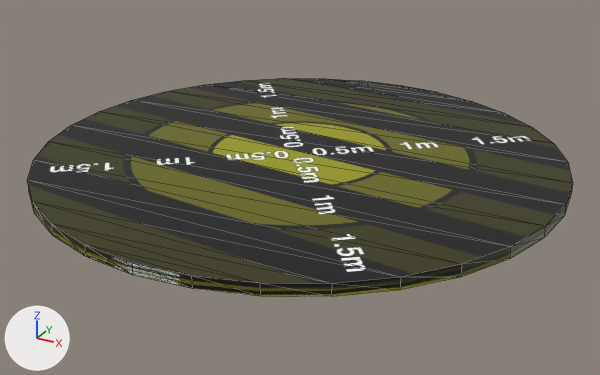
The glTF model safeZone.gltf, before and after one commit.
Camera for both pictures: a camera (50 mm lens) standing at (3.56, -6.47, 2.92) and looking at (0.06, -0.1, -0.27). The lights are fixed; the arrows at lower left show +X, +Y and +Z. Mesh edges are drawn as thin lines. Where no turn or scale is listed for an object, it has been applied to the vertices. Vertices at the same position are counted once.
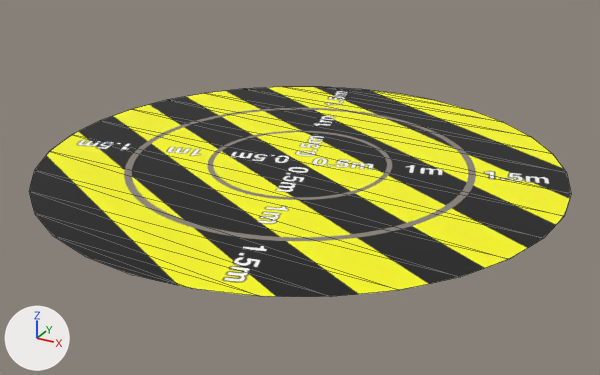
The newer file is also rescaled (x0.403), turned or shifted as a whole; pictures and numbers use the older file's frame.

Boxes (x1, y1, x2, y2) around the edits, measured in the pictures (600 x 375 px):
'Cylinder', reshaped
    before: (27, 78, 573, 297)
    after: (30, 87, 570, 297)
part 1 of me_cylinder, cut back
    before: (27, 78, 573, 297)
    after: (30, 87, 570, 297)
part 2 of me_cylinder, recoloured
    after: (94, 90, 429, 286)

Diff of the bpy script that builds the scene:
```diff
--- a/safeZone.gltf.py
+++ b/safeZone.gltf.py
@@ img_safezone_safezonealphamap @@
+img_safezone_safezonealphamap = load_image('safeZone-safeZoneAlphaMap', '_unpacked/safeZone-safeZoneAlphaMap', 1500, 1500, 'sRGB')
@@ mat_safezone_mat @@
+mat_safezone_mat = bpy.data.materials.new('safeZone-mat')
+# uses the picture img_safezone_safezonealphamap
@@ me_cylinder @@
 # used by ob_cylinder; location = (0.0, 0.0, 0.0)
-me_cylinder.from_pydata(...)  # 64 vertices, 124 faces; spans x -2.48..2.48, y -2.48..2.48, z -0.05..0.05
+me_cylinder.from_pydata(...)  # 32 vertices, 30 faces; spans x -2.48..2.48, y -2.48..2.48, z -0.05
+# me_cylinder part 1
+# 32 vertices are removed from x -2.48..2.48, y -2.48..2.48, z 0.05
+# 124 faces are deleted
+# 30 new faces join them
+# me_cylinder part 2: 2 faces spanning x -0.48..0.48, y -2.48..2.48, z -0.05 switch from mat_material_001 (picture img_safezone) to mat_safezone_mat
```
